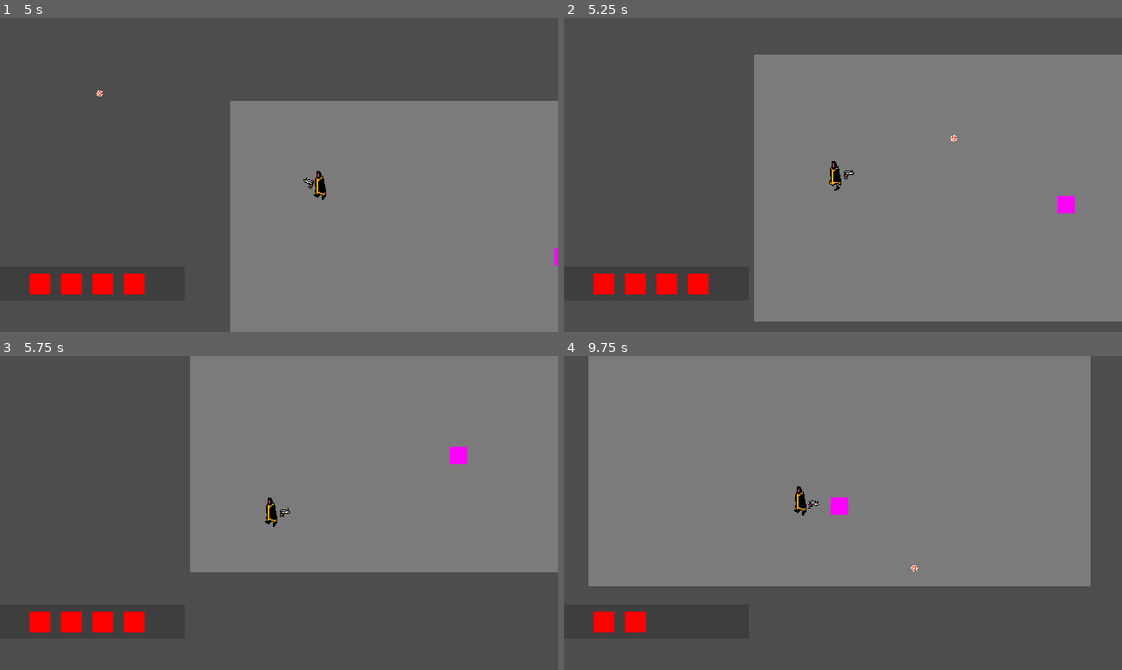
Above: before the commit, frames 1-4 (two rows, left to right).
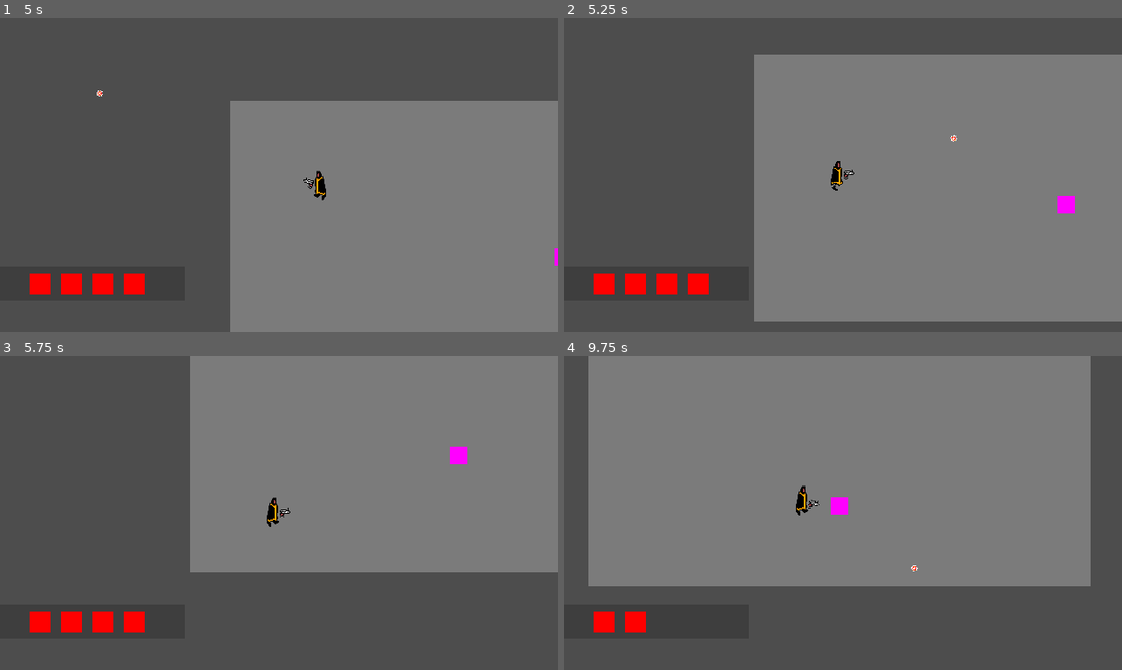
Above: after the commit, the same moments.

Repository: Lukko-Digital/WellesleyGameJam2024
Game: Godot game, scene res://src/main.tscn
The game is run twice, just before and just after one commit, with the same random seed, the same clock (stepped at 60 frames per second) and the same inputs.
Inputs (mouse positions are in pixels of both pictures, inside the frame that each line leads up to):
- Up to frame 1 (5 s): tap Enter at 0.5 s; move the mouse to (401, 159) at 0.52 s; press the mouse at (401, 159) at 0.53 s; hold D (right) 0.53-1.28 s; move the mouse to (167, 190) at 1.27 s; release the mouse at (167, 190) at 1.28 s; hold S (down) 1.28-2.03 s; click (167, 190) at 1.35 s; move the mouse to (334, 105) at 2.02 s; press the mouse at (334, 105) at 2.03 s; hold D (right) 2.03-2.78 s; move the mouse to (251, 237) at 2.77 s; release the mouse at (251, 237) at 2.78 s; hold W (up) 2.78-3.53 s; click (251, 237) at 2.85 s; move the mouse to (446, 222) at 3.52 s; press the mouse at (446, 222) at 3.53 s; hold A (left) from 3.53 s (still down); move the mouse to (111, 127) at 4.27 s; release the mouse at (111, 127) at 4.28 s; click (111, 127) at 4.35 s
- Up to frame 2 (5.25 s): move the mouse to (870, 175) at 5.02 s; release A (left) at 5.03 s; press the mouse at (870, 175) at 5.03 s; hold S (down) from 5.03 s (still down)
- Up to frame 3 (5.75 s): keep holding S (down)
- Up to frame 4 (9.75 s): move the mouse to (759, 434) at 5.77 s; release S (down) at 5.78 s; release the mouse at (759, 434) at 5.78 s; hold D (right) 5.78-6.53 s; click (759, 434) at 5.85 s; move the mouse to (965, 497) at 6.52 s; press the mouse at (965, 497) at 6.53 s; hold W (up) 6.53-7.28 s; move the mouse to (731, 528) at 7.27 s; release the mouse at (731, 528) at 7.28 s; hold D (right) 7.28-8.03 s; click (731, 528) at 7.35 s; move the mouse to (898, 443) at 8.02 s; press the mouse at (898, 443) at 8.03 s; hold S (down) 8.03-8.78 s; move the mouse to (815, 575) at 8.77 s; release the mouse at (815, 575) at 8.78 s; hold A (left) 8.78-9.53 s; click (815, 575) at 8.85 s; move the mouse to (1010, 560) at 9.52 s; press the mouse at (1010, 560) at 9.53 s; hold W (up) from 9.53 s (still down)

Frame 1 is identical in both runs. In frame 2, 0.1% of the frame differs, in the area x 47-50%, y 45-55%; in frame 3, 0.1%; in frame 4, 0.1%, in the area x 41-44%, y 41-51%.

Commit message:
simplify run anim code

Diff:
--- a/src/player/player.gd
+++ b/src/player/player.gd
@@ -41,20 +41,16 @@
 	match direction.round():
 		Vector2.ZERO:
 			sprite.play("idle_front")
-		# RIGHT
-		Vector2.RIGHT, Vector2(1, 1):
+		# down diag and horizontal
+		Vector2.RIGHT, Vector2(1, 1), Vector2.LEFT, Vector2(-1, 1):
 			sprite.play("run_down_right")
-			sprite.flip_h = false
-		Vector2(1, -1):
+		# up diag
+		Vector2(1, -1), Vector2(-1, -1):
 			sprite.play("run_up_right")
-			sprite.flip_h = false
-		# LEFT
-		Vector2.LEFT, Vector2(-1, 1):
-			sprite.play("run_down_right")
-			sprite.flip_h = true
-		Vector2(-1, -1):
-			sprite.play("run_up_right")
-			sprite.flip_h = true
+
+	if direction.x < 0:
+		sprite.flip_h = true
+	else: sprite.flip_h = false
 
 
 func _unhandled_input(event):
